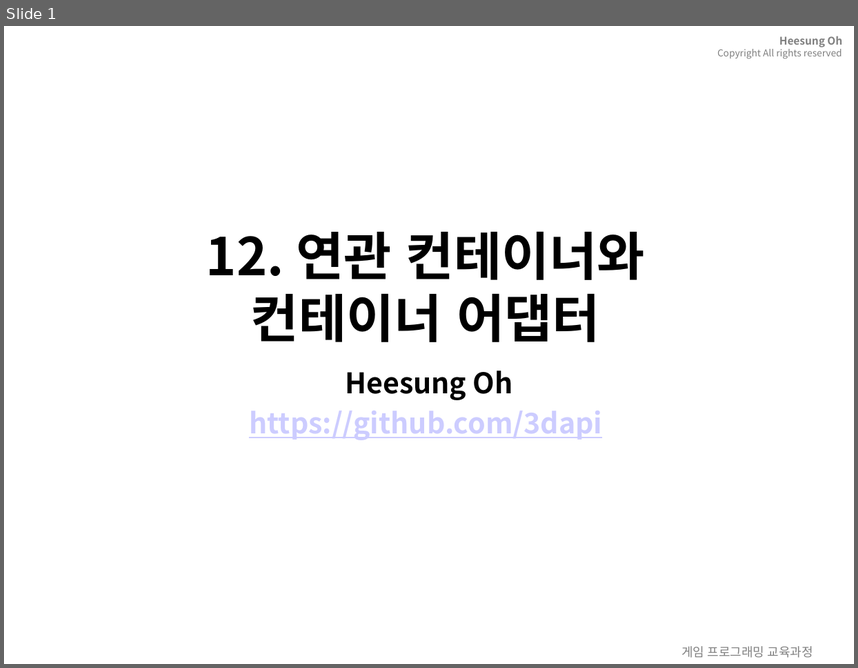
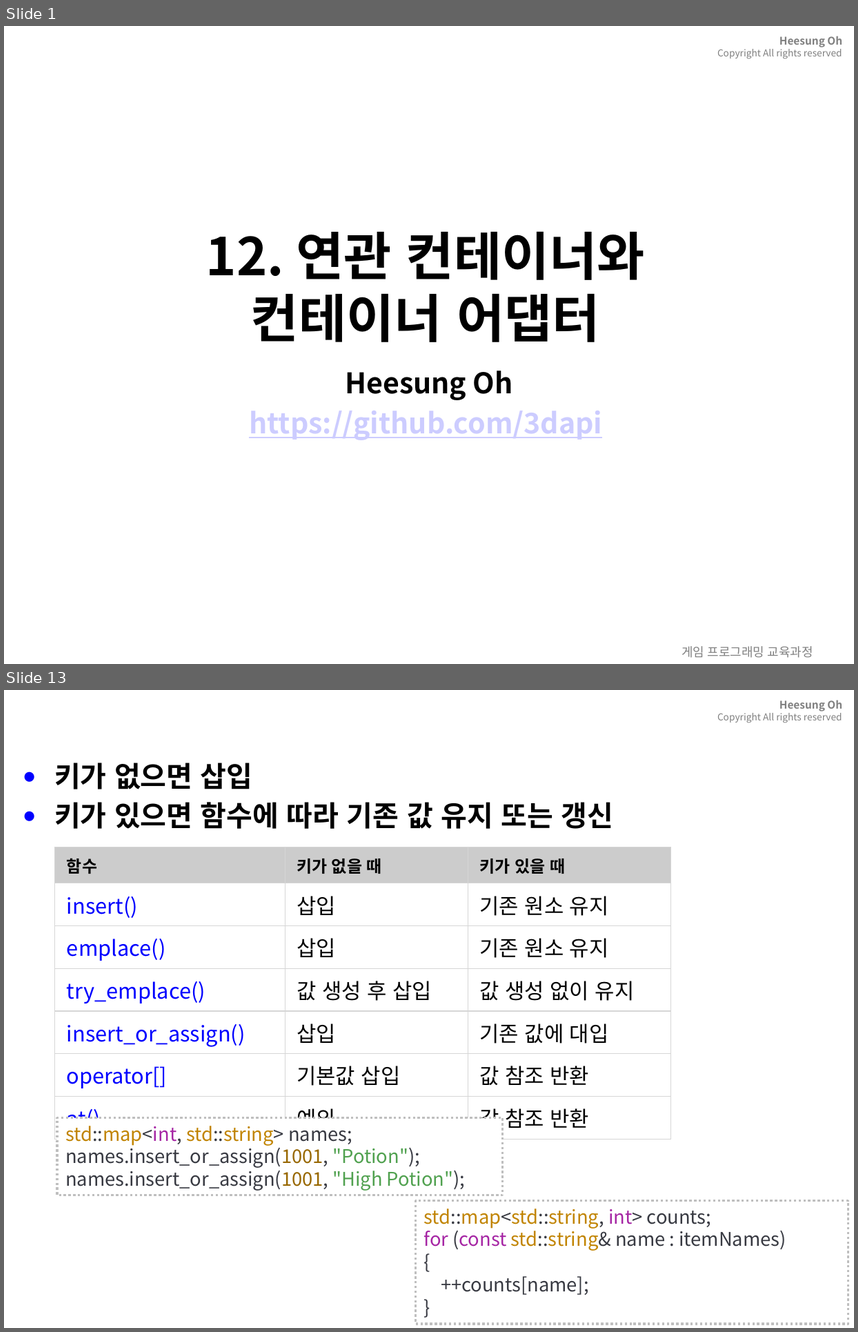
Before and after one commit to 3dapi/bs02_cpp, a slide deck: doc/ppt/12.associativeContainer.pptx. Shown one above the other, each under a label of ours: slide 1 before the commit, slides 1 and 13 after it; the slides between them are not shown. The pictures are 858x668 and 858x1332 pixels, drawn with LibreOffice and Linux fonts; fonts in the diff are those of the drawing; background and template pictures are left out. Boxes give left, top, right and bottom in pixels: in the first picture for what was removed or moved away, otherwise in the second. Text is boxed around its words. In the diff, an @@ line names an element or a change of style, - is before the commit and + after.

```diff
--- a/doc/ppt/12.associativeContainer.pptx
+++ b/doc/ppt/12.associativeContainer.pptx
@@ slide 13 added at box(4, 690, 854, 1328), background picture (left out); not listed: 2 template elements that a slide beside it also shows @@
@@ text added at box(54, 762, 614, 829), 24 pt, text #000000, bold @@
+● 키가 없으면 삽입
+● 키가 있으면 함수에 따라 기존 값 유지 또는 갱신
@@ table added at box(55, 847, 671, 1135), 7 rows, 3 columns @@
+함수 | 키가 없을 때 | 키가 있을 때
+insert() | 삽입 | 기존 원소 유지
+emplace() | 삽입 | 기존 원소 유지
+try_emplace() | 값 생성 후 삽입 | 값 생성 없이 유지
+insert_or_assign() | 삽입 | 기존 값에 대입
+operator[] | 기본값 삽입 | 값 참조 반환
+at() | 예외 | 값 참조 반환
@@ title added at box(67, 1023, 564, 1047), 28 pt, text #FFFFFF, bold @@
+12.2.4 insert_or_assign과 값 갱신
@@ rectangle added at box(56, 1118, 502, 1195), fill #FFFFFF, outline #BFBFBF 2 pt dashed, 16 pt, text #383A42 @@
+std::map<int, std::string> names;
+names.insert_or_assign(1001, "Potion");
+names.insert_or_assign(1001, "High Potion");
@@ rectangle added at box(415, 1200, 848, 1323), fill #FFFFFF, outline #BFBFBF 2 pt dashed, 16 pt, text #383A42 @@
+std::map<std::string, int> counts;
+for (const std::string& name : itemNames)
+{
+++counts[name];
+}
```
Also in this commit, not shown: 51 other slides added, 55 slides removed, 28 other files.
